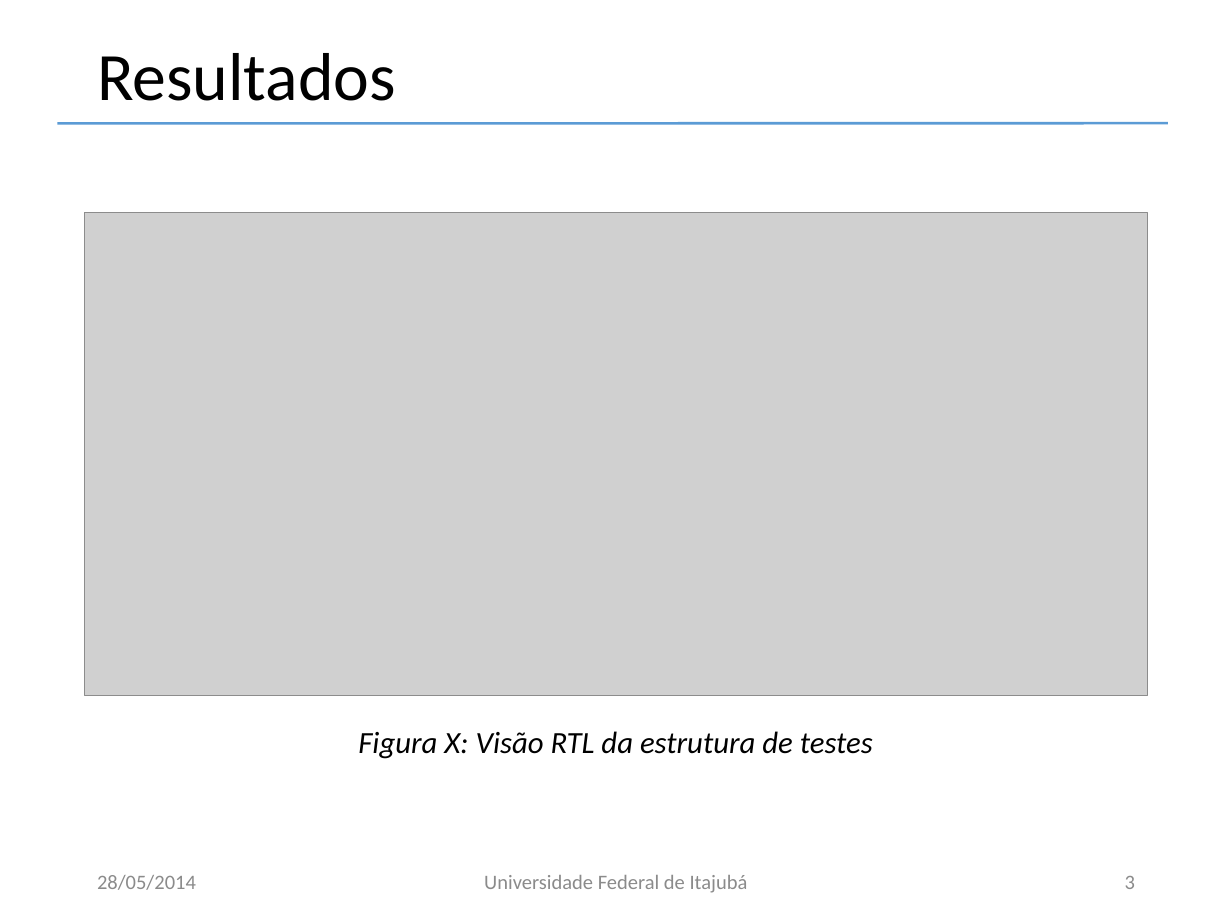
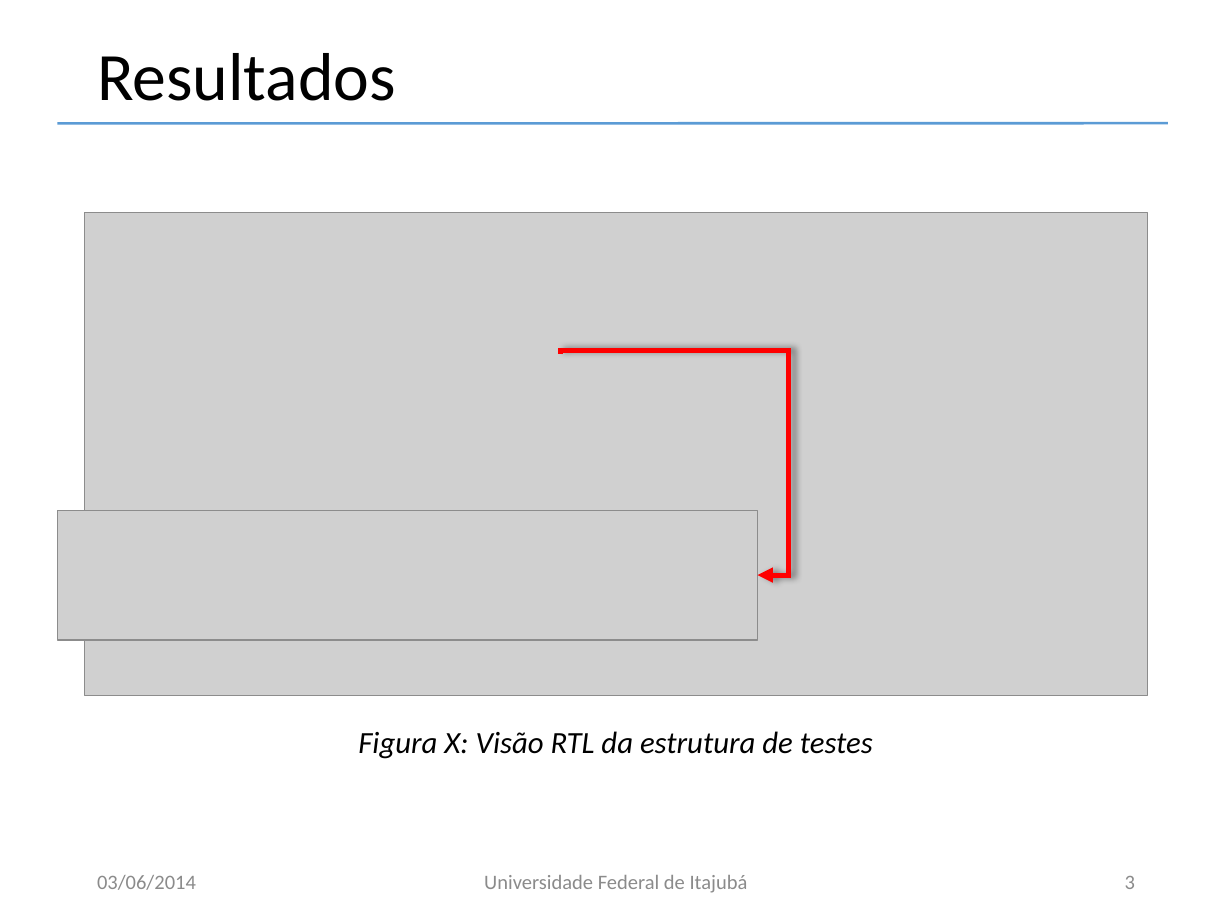
Before and after one commit to macaufreitas/micro-risc, a slide deck: slide 3 of Apresentacao/Apresentacao.pptx. Drawn at 1232x924 pixels with LibreOffice and Linux fonts; fonts in the diff are those of the drawing; grey boxes stand for pictures; background and template pictures are left out. Boxes give left, top, right and bottom in pixels: in the first picture for what was removed or moved away, otherwise in the second. Text is boxed around its words. In the diff, an @@ line names an element or a change of style, - is before the commit and + after.

```diff
--- a/Apresentacao/Apresentacao.pptx
+++ b/Apresentacao/Apresentacao.pptx
@@ elbow arrow added from (561, 354) to (758, 575), #FF0000 3 pt @@
@@ picture added at (x1=58, y1=510, x2=758, y2=639) @@
@@ text at (x1=97, y1=875, x2=196, y2=890): text changed @@
-28/05/2014
+03/06/2014
```
Also in this commit, not shown: 1 other slide changed, 23 slides added.
